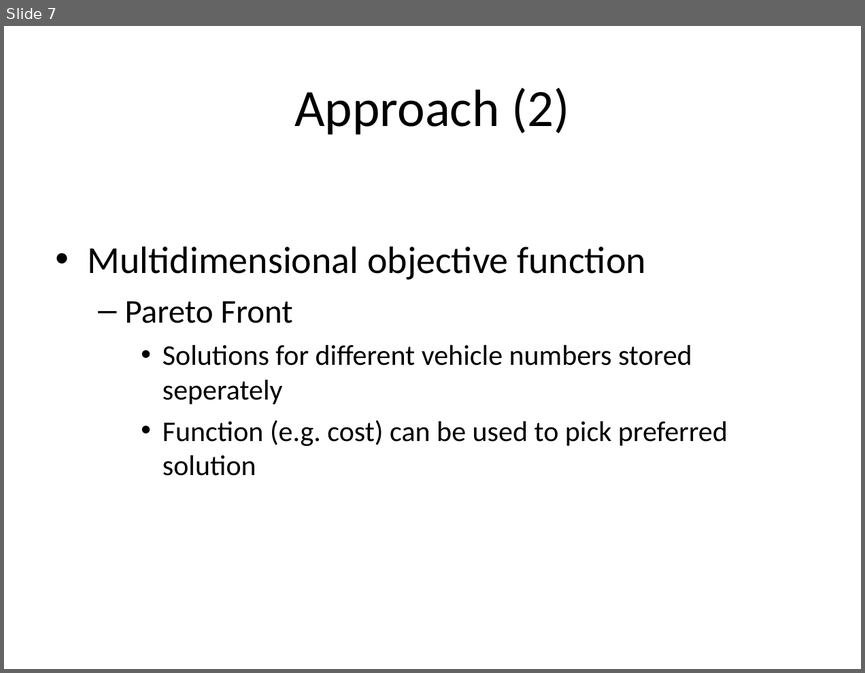
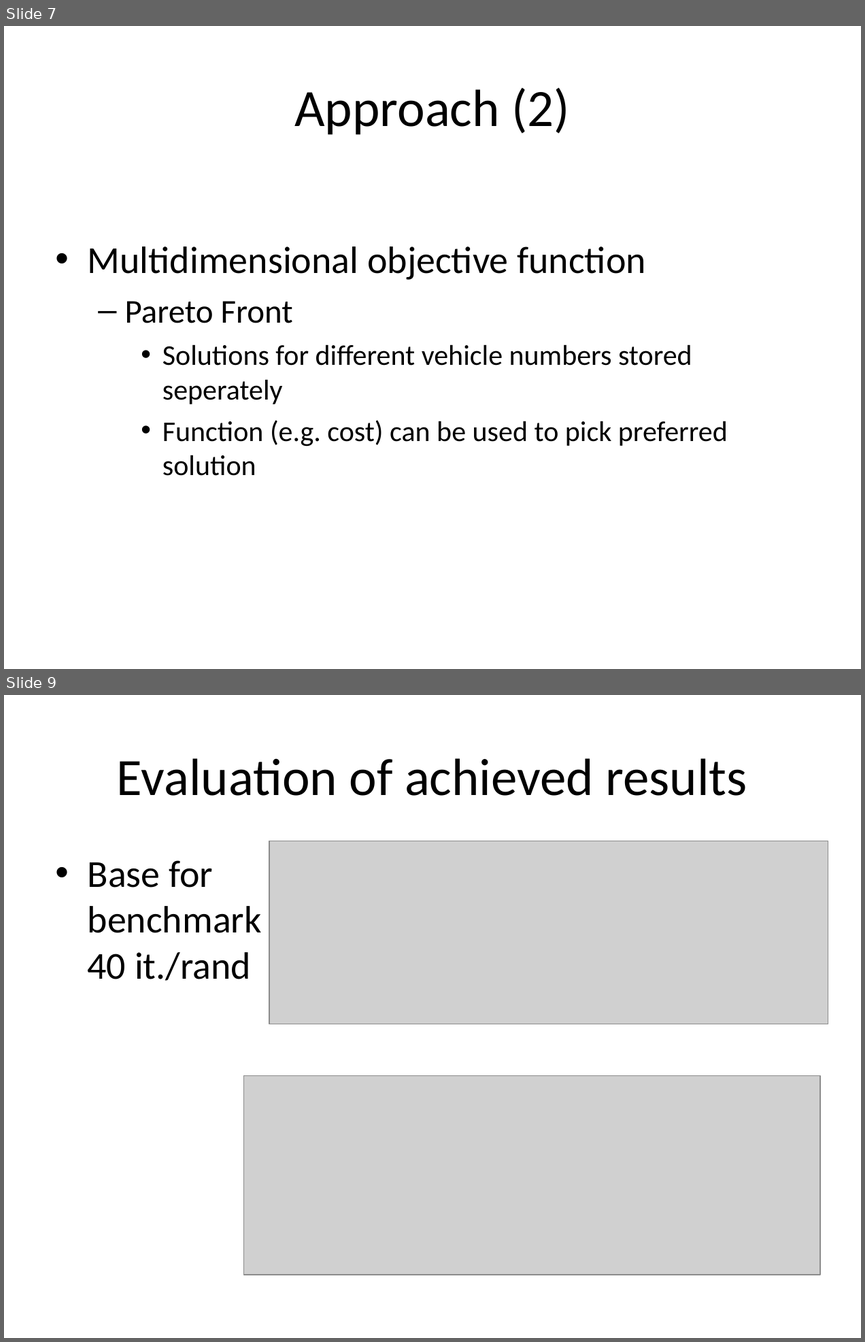
Before and after one commit to Saight/fms, a slide deck: Local Search Algorithms for Scheduling Vehicles in Cyclic.ppt. Shown one above the other, each under a label of ours: slide 7 before the commit, slides 7 and 9 after it; the slides between them are not shown. The pictures are 865x673 and 865x1342 pixels, drawn with LibreOffice and Linux fonts; fonts in the diff are those of the drawing; grey boxes stand for pictures. Boxes give left, top, right and bottom in pixels: in the first picture for what was removed or moved away, otherwise in the second. Text is boxed around its words. In the diff, an @@ line names an element or a change of style, - is before the commit and + after.

```diff
--- a/Local Search Algorithms for Scheduling Vehicles in Cyclic.ppt
+++ b/Local Search Algorithms for Scheduling Vehicles in Cyclic.ppt
@@ slide 9 added at [4,695,861,1338], background #FFFFFF @@
@@ title added at [117,758,747,796], 44 pt, text #000000 @@
+Evaluation of achieved results
@@ picture added at [270,841,828,1024] @@
@@ text added at [88,860,262,981], 32 pt, text #000000 @@
+• Base for
+  benchmark
+  40 it./rand
@@ picture added at [244,1075,821,1274] @@
```
Also in this commit, not shown: 6 slides changed, 1 other slide added.
